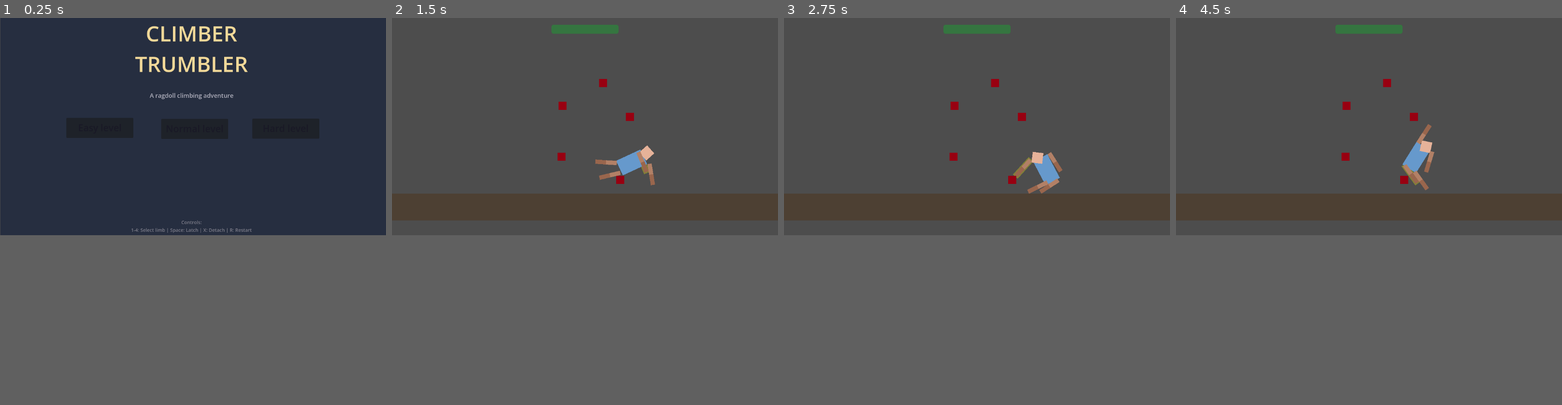
Above: before the commit, frames 1-4 (left to right).
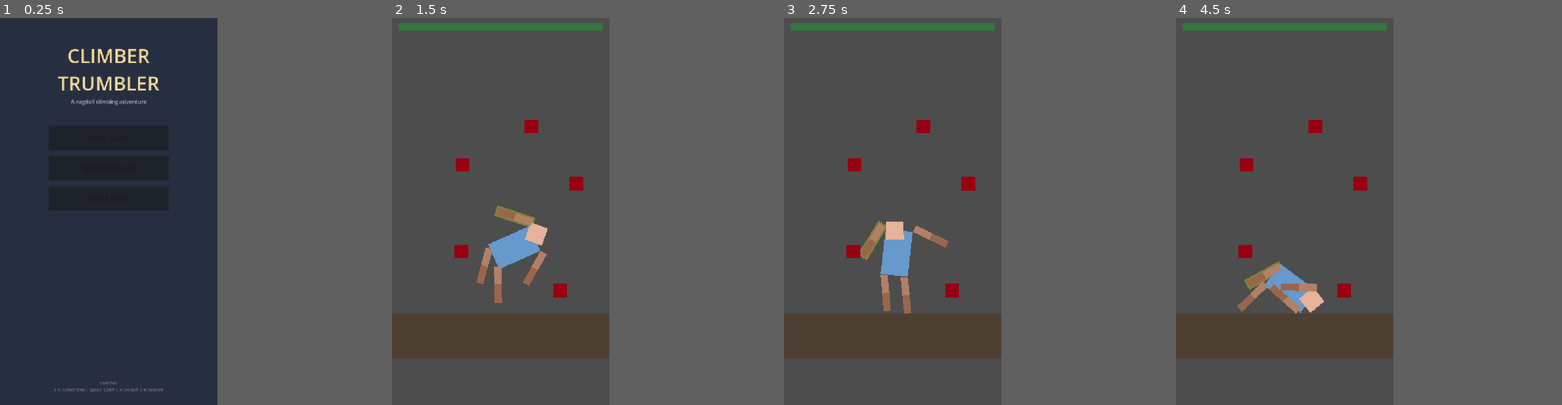
Above: after the commit, the same moments.

Repository: ZagorcicA/climber-trumbler
Game: Godot game, scene res://scenes/ui/StartScreen.tscn
Same seed, same stepped clock (60 frames per second), same inputs: the game is played once before the commit and once after it.
Inputs (mouse positions are in pixels of both pictures, inside the frame that each line leads up to):
- Up to frame 1 (0.25 s): no input
- Up to frame 2 (1.5 s): click "Hard level" at 0.5 s; move the mouse to (669, 114) at 1.27 s; tap X (detach_limb) at 1.35 s
- Up to frame 3 (2.75 s): move the mouse to (899, 137) at 2.02 s; tap Space (latch_limb) at 2.1 s
- Up to frame 4 (4.5 s): move the mouse to (1407, 79) at 2.77 s; tap 1 (select_limb_1) at 2.85 s; move the mouse to (1349, 168) at 3.52 s; tap 2 (select_limb_2) at 3.6 s; move the mouse to (1484, 157) at 4.27 s; tap 3 (select_limb_3) at 4.35 s
In our replay, the window is 799x449 before the commit and 450x800 after it. These sizes can differ from the game's own. Grey fills any space a smaller window leaves; there, only what the larger window draws over its background counts as a difference.

The runs differ from the first frame. In frame 1, 2.8% of the frame differs, in the area x 0-80%, y 0-97%; in frame 2, 17%; in frame 3, 18%, in the area x 0-100%, y 1-88%; in frame 4, 17%.

Commit message:
mobile-first visual overhaul: portrait 720x1280, camera follow, responsive UI
- Configure portrait viewport (720x1280) with canvas_items stretch mode
- Add camera_follow.gd: tracks player Y with look-ahead, zoom 1.5 for all levels
- Redesign StartScreen with container-based layout for portrait orientation
- Switch StaminaBar to anchor-based positioning (94% screen width)
- Set camera limits per level to keep player and holds in frame

Co-Authored-By: Claude Opus 4.6 <noreply@anthropic.com>

Diff:
--- a/project.godot
+++ b/project.godot
@@ -12,7 +12,7 @@
 
 config/name="Climber  Trumbler"
 run/main_scene="res://scenes/ui/StartScreen.tscn"
-config/features=PackedStringArray("4.6", "GL Compatibility")
+config/features=PackedStringArray("4.3", "GL Compatibility")
 config/icon="res://icon.svg"
 
 [autoload]
@@ -20,6 +20,16 @@
 PhysicsConstants="*res://scripts/managers/physics_constants.gd"
 InputManager="*res://scripts/managers/input_manager.gd"
 StaminaManager="*res://scripts/managers/stamina_manager.gd"
+
+[display]
+
+window/size/viewport_width=720
+window/size/viewport_height=1280
+window/size/window_width_override=540
+window/size/window_height_override=960
+window/stretch/mode="canvas_items"
+window/stretch/aspect="keep"
+window/handheld/orientation=1
 
 [input]
 
--- a/scenes/environment/Hold.tscn
+++ b/scenes/environment/Hold.tscn
@@ -1,4 +1,4 @@
-[gd_scene load_steps=4 format=3]
+[gd_scene load_steps=4 format=3 uid="uid://mj0usxsrwfnt"]
 
 [ext_resource type="Script" path="res://scripts/environment/hold.gd" id="1_hold"]
 
--- a/scenes/levels/LevelEasy.tscn
+++ b/scenes/levels/LevelEasy.tscn
@@ -1,9 +1,10 @@
-[gd_scene load_steps=6 format=3]
+[gd_scene load_steps=7 format=3 uid="uid://d263s85u5u5or"]
 
 [ext_resource type="PackedScene" path="res://scenes/player/Player.tscn" id="1_player"]
 [ext_resource type="Script" path="res://scripts/environment/level.gd" id="2_level"]
-[ext_resource type="PackedScene" path="res://scenes/environment/Hold.tscn" id="3_x4u4f"]
+[ext_resource type="PackedScene" uid="uid://mj0usxsrwfnt" path="res://scenes/environment/Hold.tscn" id="3_x4u4f"]
 [ext_resource type="PackedScene" path="res://scenes/ui/StaminaBar.tscn" id="4_stamina"]
+[ext_resource type="Script" path="res://scripts/environment/camera_follow.gd" id="5_camera"]
 
 [sub_resource type="RectangleShape2D" id="RectangleShape2D_floor"]
 size = Vector2(2000, 100)
@@ -30,32 +31,38 @@
 
 [node name="Camera2D" type="Camera2D" parent="."]
 position = Vector2(576, 200)
-zoom = Vector2(0.6, 0.6)
+zoom = Vector2(1.5, 1.5)
+limit_left = 200
+limit_top = -300
+limit_right = 952
+limit_bottom = 700
+script = ExtResource("5_camera")
 
 [node name="UI" type="CanvasLayer" parent="."]
 
 [node name="StaminaBar" parent="UI" instance=ExtResource("4_stamina")]
+anchors_preset = -1
 
 [node name="Hold1" parent="." instance=ExtResource("3_x4u4f")]
-position = Vector2(650, 480)
+position = Vector2(674, 503)
 
 [node name="Hold2" parent="." instance=ExtResource("3_x4u4f")]
-position = Vector2(450, 420)
+position = Vector2(472, 437)
 
 [node name="Hold3" parent="." instance=ExtResource("3_x4u4f")]
-position = Vector2(700, 350)
+position = Vector2(646, 282)
 
 [node name="Hold4" parent="." instance=ExtResource("3_x4u4f")]
-position = Vector2(420, 280)
+position = Vector2(477, 267)
 
 [node name="Hold5" parent="." instance=ExtResource("3_x4u4f")]
-position = Vector2(680, 210)
+position = Vector2(680, 175)
 
 [node name="Hold6" parent="." instance=ExtResource("3_x4u4f")]
-position = Vector2(440, 140)
+position = Vector2(473, 77)
 
 [node name="Hold7" parent="." instance=ExtResource("3_x4u4f")]
-position = Vector2(700, 70)
+position = Vector2(741, 47)
 
 [node name="Hold8" parent="." instance=ExtResource("3_x4u4f")]
 position = Vector2(430, 0)
--- a/scenes/levels/LevelHard.tscn
+++ b/scenes/levels/LevelHard.tscn
@@ -1,9 +1,10 @@
-[gd_scene load_steps=6 format=3]
+[gd_scene load_steps=7 format=3 uid="uid://dijyrns1ed5ao"]
 
 [ext_resource type="PackedScene" path="res://scenes/player/Player.tscn" id="1_player"]
 [ext_resource type="Script" path="res://scripts/environment/level.gd" id="2_level"]
-[ext_resource type="PackedScene" path="res://scenes/environment/Hold.tscn" id="3_x4u4f"]
+[ext_resource type="PackedScene" uid="uid://mj0usxsrwfnt" path="res://scenes/environment/Hold.tscn" id="3_x4u4f"]
 [ext_resource type="PackedScene" path="res://scenes/ui/StaminaBar.tscn" id="4_stamina"]
+[ext_resource type="Script" path="res://scripts/environment/camera_follow.gd" id="5_camera"]
 
 [sub_resource type="RectangleShape2D" id="RectangleShape2D_floor"]
 size = Vector2(2000, 100)
@@ -30,11 +31,17 @@
 
 [node name="Camera2D" type="Camera2D" parent="."]
 position = Vector2(576, 300)
-zoom = Vector2(0.8, 0.8)
+zoom = Vector2(1.5, 1.5)
+limit_left = 200
+limit_top = -50
+limit_right = 952
+limit_bottom = 700
+script = ExtResource("5_camera")
 
 [node name="UI" type="CanvasLayer" parent="."]
 
 [node name="StaminaBar" parent="UI" instance=ExtResource("4_stamina")]
+anchors_preset = -1
 
 [node name="Hold1" parent="." instance=ExtResource("3_x4u4f")]
 position = Vector2(707, 499)
--- a/scenes/levels/LevelMedium.tscn
+++ b/scenes/levels/LevelMedium.tscn
@@ -1,9 +1,10 @@
-[gd_scene load_steps=6 format=3]
+[gd_scene load_steps=7 format=3]
 
 [ext_resource type="PackedScene" path="res://scenes/player/Player.tscn" id="1_player"]
 [ext_resource type="Script" path="res://scripts/environment/level.gd" id="2_level"]
 [ext_resource type="PackedScene" path="res://scenes/environment/Hold.tscn" id="3_x4u4f"]
 [ext_resource type="PackedScene" path="res://scenes/ui/StaminaBar.tscn" id="4_stamina"]
+[ext_resource type="Script" path="res://scripts/environment/camera_follow.gd" id="5_camera"]
 
 [sub_resource type="RectangleShape2D" id="RectangleShape2D_floor"]
 size = Vector2(2000, 100)
@@ -30,7 +31,12 @@
 
 [node name="Camera2D" type="Camera2D" parent="."]
 position = Vector2(576, 300)
-zoom = Vector2(0.8, 0.8)
+zoom = Vector2(1.5, 1.5)
+limit_left = 200
+limit_top = -50
+limit_right = 952
+limit_bottom = 700
+script = ExtResource("5_camera")
 
 [node name="UI" type="CanvasLayer" parent="."]
 
--- a/scenes/ui/StaminaBar.tscn
+++ b/scenes/ui/StaminaBar.tscn
@@ -3,10 +3,10 @@
 [ext_resource type="Script" path="res://scripts/ui/stamina_bar.gd" id="1_stamina_bar"]
 
 [node name="StaminaBar" type="ProgressBar"]
-offset_left = 476.0
-offset_top = 20.0
-offset_right = 676.0
-offset_bottom = 47.0
+anchor_left = 0.03
+anchor_right = 0.97
+offset_top = 15.0
+offset_bottom = 42.0
 value = 100.0
 show_percentage = false
 script = ExtResource("1_stamina_bar")
--- a/scenes/ui/StartScreen.tscn
+++ b/scenes/ui/StartScreen.tscn
@@ -7,8 +7,6 @@
 anchors_preset = 15
 anchor_right = 1.0
 anchor_bottom = 1.0
-offset_left = 1.0
-offset_right = 1.0
 grow_horizontal = 2
 grow_vertical = 2
 script = ExtResource("1_script")
@@ -22,12 +20,24 @@
 grow_vertical = 2
 color = Color(0.15, 0.18, 0.25, 1)
 
-[node name="Title" type="Label" parent="."]
-layout_mode = 0
-offset_left = 371.0
-offset_top = 1.0
-offset_right = 771.0
-offset_bottom = 180.0
+[node name="MarginContainer" type="MarginContainer" parent="."]
+layout_mode = 1
+anchors_preset = 15
+anchor_right = 1.0
+anchor_bottom = 1.0
+grow_horizontal = 2
+grow_vertical = 2
+theme_override_constants/margin_left = 40
+theme_override_constants/margin_top = 80
+theme_override_constants/margin_right = 40
+theme_override_constants/margin_bottom = 40
+
+[node name="VBoxContainer" type="VBoxContainer" parent="MarginContainer"]
+layout_mode = 2
+alignment = 1
+
+[node name="Title" type="Label" parent="MarginContainer/VBoxContainer"]
+layout_mode = 2
 theme_override_colors/font_color = Color(0.95, 0.85, 0.6, 1)
 theme_override_font_sizes/font_size = 64
 text = "CLIMBER
@@ -35,73 +45,58 @@
 horizontal_alignment = 1
 vertical_alignment = 1
 
-[node name="Subtitle" type="Label" parent="."]
-layout_mode = 0
-offset_left = 371.0
-offset_top = 218.0
-offset_right = 771.0
-offset_bottom = 244.0
+[node name="Subtitle" type="Label" parent="MarginContainer/VBoxContainer"]
+layout_mode = 2
 theme_override_colors/font_color = Color(0.7, 0.7, 0.75, 1)
 theme_override_font_sizes/font_size = 18
 text = "A ragdoll climbing adventure"
 horizontal_alignment = 1
 
-[node name="Spacer" type="Control" parent="."]
-custom_minimum_size = Vector2(0, 20)
-anchors_preset = 0
-offset_left = 371.0
-offset_top = 258.0
-offset_right = 771.0
-offset_bottom = 278.0
+[node name="Spacer" type="Control" parent="MarginContainer/VBoxContainer"]
+custom_minimum_size = Vector2(0, 60)
+layout_mode = 2
 
-[node name="PlayButtonEasy" type="Button" parent="."]
+[node name="ButtonContainer" type="VBoxContainer" parent="MarginContainer/VBoxContainer"]
+layout_mode = 2
+theme_override_constants/separation = 20
+alignment = 1
+
+[node name="PlayButtonEasy" type="Button" parent="MarginContainer/VBoxContainer/ButtonContainer"]
 unique_name_in_owner = true
-custom_minimum_size = Vector2(200, 60)
-layout_mode = 0
-offset_left = 197.0
-offset_top = 298.0
-offset_right = 397.0
-offset_bottom = 358.0
+custom_minimum_size = Vector2(400, 80)
+layout_mode = 2
 size_flags_horizontal = 4
 theme_override_colors/font_hover_color = Color(0.1, 0.1, 0.15, 1)
 theme_override_colors/font_color = Color(0.1, 0.1, 0.15, 1)
 theme_override_font_sizes/font_size = 28
 text = "Easy level"
 
-[node name="PlayButtonMedium" type="Button" parent="."]
+[node name="PlayButtonMedium" type="Button" parent="MarginContainer/VBoxContainer/ButtonContainer"]
 unique_name_in_owner = true
-custom_minimum_size = Vector2(200, 60)
-layout_mode = 0
-offset_left = 480.0
-offset_top = 301.0
-offset_right = 680.0
-offset_bottom = 361.0
+custom_minimum_size = Vector2(400, 80)
+layout_mode = 2
 size_flags_horizontal = 4
 theme_override_colors/font_hover_color = Color(0.1, 0.1, 0.15, 1)
 theme_override_colors/font_color = Color(0.1, 0.1, 0.15, 1)
 theme_override_font_sizes/font_size = 28
 text = "Normal level"
 
-[node name="PlayButtonHard" type="Button" parent="."]
+[node name="PlayButtonHard" type="Button" parent="MarginContainer/VBoxContainer/ButtonContainer"]
 unique_name_in_owner = true
-custom_minimum_size = Vector2(200, 60)
-layout_mode = 0
-offset_left = 752.0
-offset_top = 300.0
-offset_right = 952.0
-offset_bottom = 360.0
+custom_minimum_size = Vector2(400, 80)
+layout_mode = 2
 size_flags_horizontal = 4
 theme_override_colors/font_hover_color = Color(0.1, 0.1, 0.15, 1)
 theme_override_colors/font_color = Color(0.1, 0.1, 0.15, 1)
 theme_override_font_sizes/font_size = 28
 text = "Hard level"
 
-[node name="Controls" type="Label" parent="."]
-layout_mode = 0
-offset_left = 371.0
-offset_top = 600.0
-offset_right = 771.0
-offset_bottom = 643.0
+[node name="BottomSpacer" type="Control" parent="MarginContainer/VBoxContainer"]
+layout_mode = 2
+size_flags_vertical = 3
+
+[node name="Controls" type="Label" parent="MarginContainer/VBoxContainer"]
+layout_mode = 2
 theme_override_colors/font_color = Color(0.5, 0.5, 0.55, 1)
 theme_override_font_sizes/font_size = 14
 text = "Controls:
--- /dev/null
+++ b/scripts/environment/camera_follow.gd
@@ -0,0 +1,16 @@
+extends Camera2D
+
+@export var target_path: NodePath = "../Player"
+var target: Node2D
+const LOOK_AHEAD_Y := -150.0
+const CENTER_X := 576.0
+
+func _ready():
+	target = get_node_or_null(target_path)
+	position_smoothing_enabled = true
+	position_smoothing_speed = 4.0
+
+func _process(_delta):
+	if target:
+		position.y = target.position.y + LOOK_AHEAD_Y
+	position.x = CENTER_X
